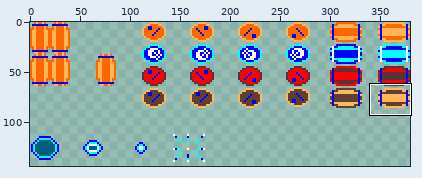
Two states of a sprite sheet, assets/sprites/barrel_sheet.png. Above, an overview of the earlier version with the close-up marked.
Close-up. The starting point:
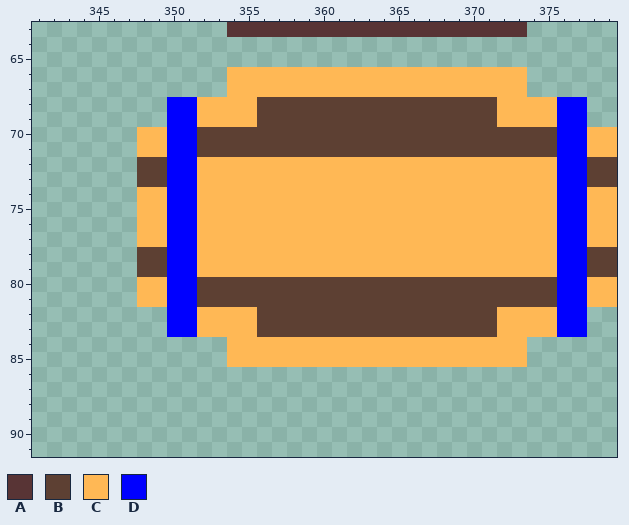
The file is 380x221 pixels. Shown: x 341..379, y 63..91. The wide view leaves out empty margins. The commit also changed other parts of the picture, which this record leaves out.
Palette (. is transparent): A #583435  B #5d4033  C #ffb855  D #0000ff
The same view after the edit:
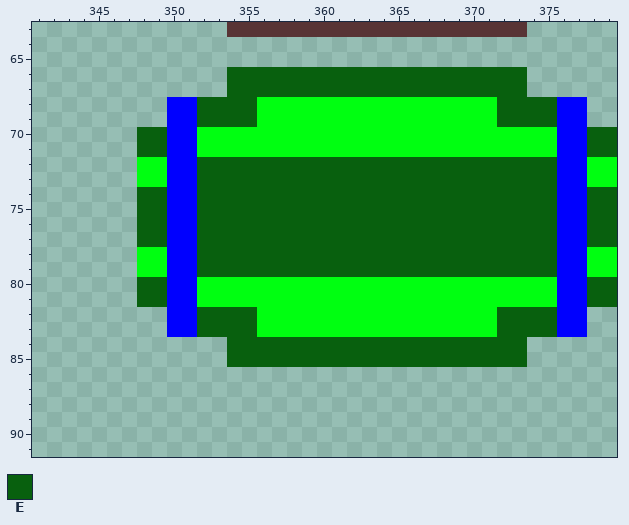
Colours new in this view: E #08600e
What changed:
colour B: #5d4033 -> #00ff11
y 66..67: x 354..373 CCCCCCCCCCCCCCCCCCCC -> EEEEEEEEEEEEEEEEEEEE
y 68..69: x 352..355 CCCC -> EEEE; x 372..375 CCCC -> EEEE
y 70..71: x 348..349 CC -> EE; x 378..379 CC -> EE
y 72..73: x 352..375 CCCCCCCCCCCCCCCCCCCCCCCC -> EEEEEEEEEEEEEEEEEEEEEEEE
y 74..77: x 348..349 CC -> EE; x 352..375 CCCCCCCCCCCCCCCCCCCCCCCC -> EEEEEEEEEEEEEEEEEEEEEEEE; x 378..379 CC -> EE
y 78..79: x 352..375 CCCCCCCCCCCCCCCCCCCCCCCC -> EEEEEEEEEEEEEEEEEEEEEEEE
y 80..81: x 348..349 CC -> EE; x 378..379 CC -> EE
y 82..83: x 352..355 CCCC -> EEEE; x 372..375 CCCC -> EEEE
y 84..85: x 354..373 CCCCCCCCCCCCCCCCCCCC -> EEEEEEEEEEEEEEEEEEEE
